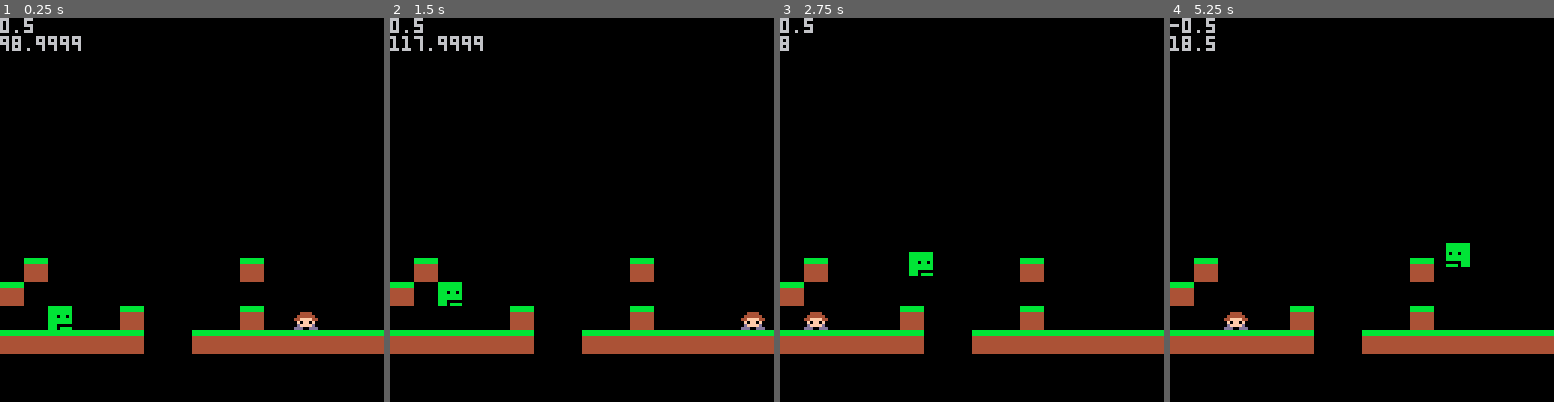
Above: before the commit, frames 1-4 (left to right).
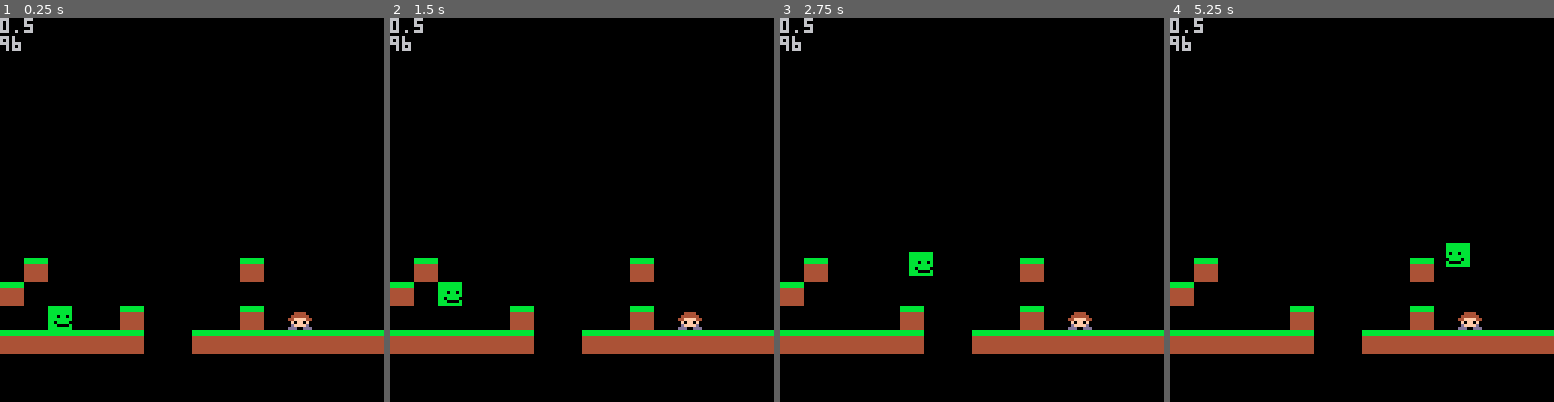
Above: after the commit, the same moments.

Repository: djkramnik/nintendont
Game: PICO-8 cartridge nintendont.p8
Same seed, same stepped clock (60 frames per second), same inputs: the game is played once before the commit and once after it.
Inputs:
- Up to frame 1 (0.25 s): no input
- Up to frame 2 (1.5 s): tap X (X key) at 0.33, 1.07 s; tap O (Z key) at 0.7 s
- Up to frame 3 (2.75 s): hold Right 1.6-2.1 s; tap O (Z key) at 1.7, 2.1, 2.5 s; tap X (X key) at 1.85 s; hold Right from 2.47 s (still down)
- Up to frame 4 (5.25 s): tap O (Z key) every 0.4 s from 2.9 to 4.9 s; tap X (X key) at 2.97, 4.08, 5.2 s; release Right at 3.03 s; hold Left 3.08-3.58 s; hold Right 4.02-4.68 s; hold Left from 5.08 s (still down)

The runs differ from the first frame. In frame 1, 0.5% of the frame differs, in the area x 3-83%, y 4-82%; in frame 2, 0.8%; in frame 3, 0.5%; in frame 4, 0.9%, in the area x 0-82%, y 0-82%.

Commit message:
squish frames

Diff:
--- a/nintendont.p8
+++ b/nintendont.p8
@@ -232,7 +233,7 @@
   gspeed = max(min(gspeed+ghv
   ,maxgspeed),maxgspeed*-1)
 
-  gx+=gspeed
+  --gx+=gspeed
 
   if (gx > 128) then
    gx = 0
@@ -372,11 +373,11 @@
 00000000aa8888aabbbbbbbbbbbbbbbb000000001111111100000000000000000000000000000000000000000000000000000000000000000000000000000000
 00000000a882228abbbbbbbbbbbbbbbb000000001111111100000000000000000000000000000000000000000000000000000000000000000000000000000000
 00700700a8e2e28a44444444bbbbbbbb004444001111111100000000000000000000000000000000000000000000000000000000000000000000000000000000
-00077000aae222aa44444444bbb0bb0b044444401111111100000000000000000000000000000000000000000000000000000000000000000000000000000000
-00077000aaeee2aa44444444bbbbbbbb44ffff441111111100000000000000000000000000000000000000000000000000000000000000000000000000000000
-00700700a8e2e28a44444444bbbbbbbb0f0ff0f01111111100000000000000000000000000000000000000000000000000000000000000000000000000000000
-00000000a8eee88a44444444bbb000000dffffd01111111100000000000000000000000000000000000000000000000000000000000000000000000000000000
-00000000aa8888aa44444444bbb0bbbbddd00ddd1111111100000000000000000000000000000000000000000000000000000000000000000000000000000000
+00077000aae222aa44444444bbb0bb0b044444401111111104444440004444000000000000000000000000000000000000000000000000000000000000000000
+00077000aaeee2aa44444444bbbbbbbb44ffff441111111144444444044444400444444000000000000000000000000000000000000000000000000000000000
+00700700a8e2e28a44444444bb0bbbb00f0ff0f0111111110f0ff0f0444444444444444400000000000000000000000000000000000000000000000000000000
+00000000a8eee88a44444444bbb0000b0dffffd0111111110dffffd00dffffd04444444444444444000000000000000000000000000000000000000000000000
+00000000aa8888aa44444444bbbbbbbbddd00ddd11111111ddd00dddddd00dddddd00ddd4d4444d4444444440000000000000000000000000000000000000000
 __map__
 3030303030303030303030303030303030303000000000000000000000000000000000000000000000000000000000000000000000000000000000000000000000000000000000000000000000000000000000000000000000000000000000000000000000000000000000000000000000000000000000000000000000000000
 3030000000000000000000000000000000000000000000000000000000000000000000000000000000000000000000000000000000000000000000000000000000000000000000000000000000000000000000000000000000000000000000000000000000000000000000000000000000000000000000000000000000000000
Not shown, changed: readme.md
